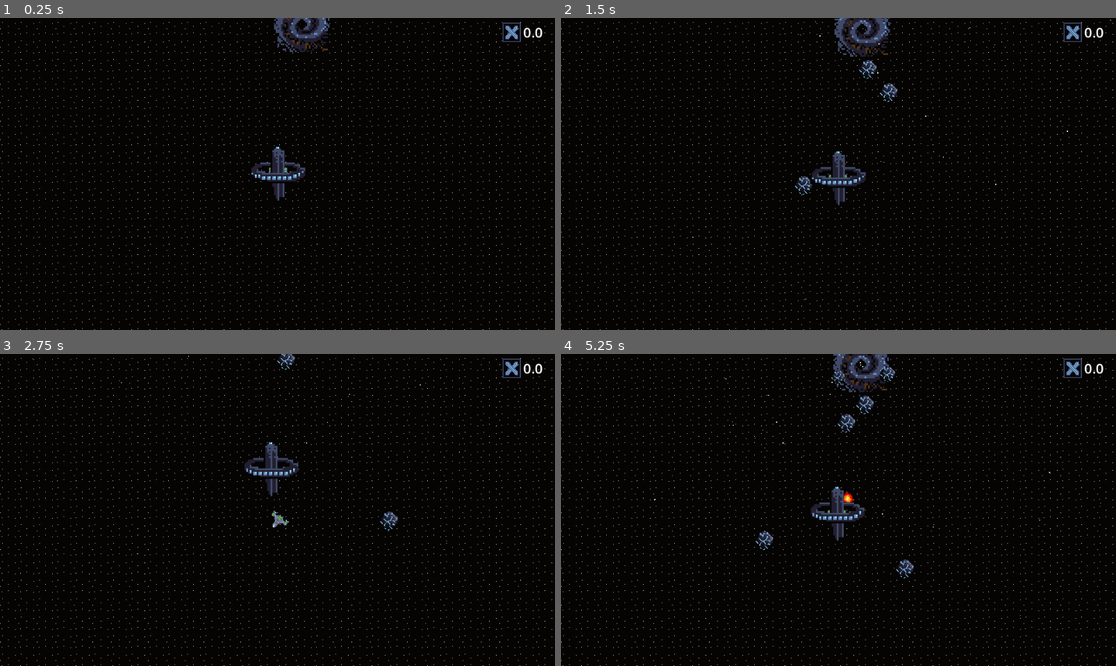
Above: before the commit, frames 1-4 (two rows, left to right).
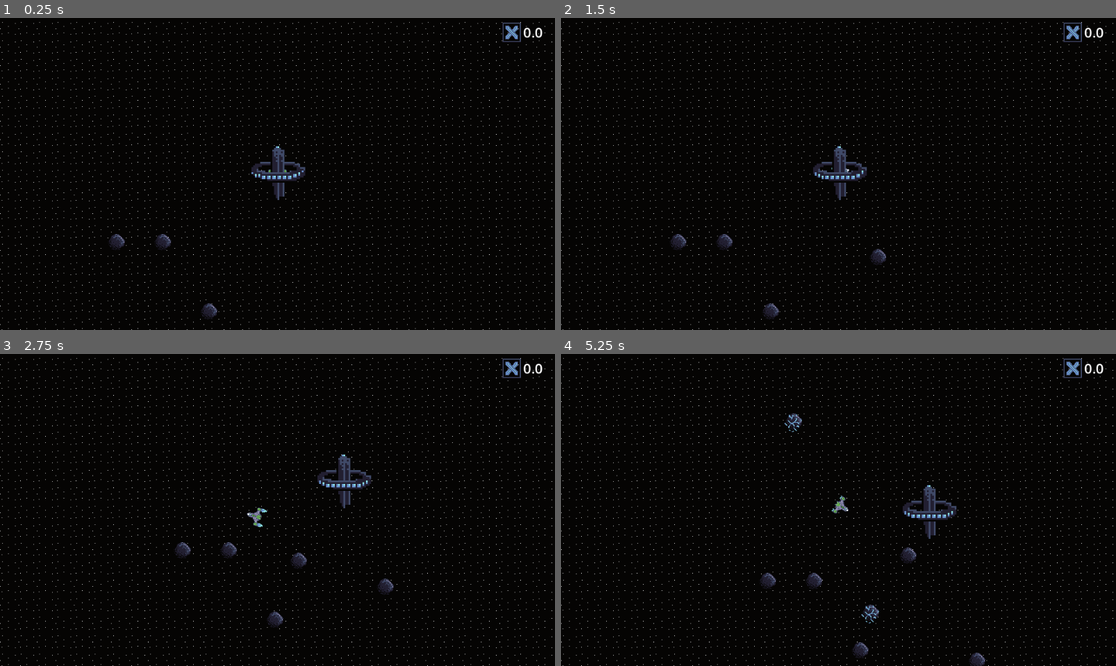
Above: after the commit, the same moments.

Repository: JoshPattman/microjam-034
Game: Godot game, scene res://scenes/game.tscn
Two runs of this game, one before a commit and one after it. Both use one fixed random seed, a clock stepped at 60 frames per second and the inputs below.
Inputs:
- Up to frame 1 (0.25 s): no input
- Up to frame 2 (1.5 s): hold D (player_right) 0.53-1.28 s; tap Shift (player_boost) at 0.6 s; hold S (player_back) from 1.28 s (still down); tap Ctrl (player_break) at 1.35 s
- Up to frame 3 (2.75 s): release S (player_back) at 2.03 s; hold D (player_right) from 2.03 s (still down); tap E (player_collect) at 2.1 s
- Up to frame 4 (5.25 s): release D (player_right) at 2.78 s; hold W (player_forward) 2.78-3.53 s; tap Shift (player_boost) at 2.85, 5.1 s; hold Ctrl (player_break) 3.53-4.28 s; hold A (player_left) 3.53-5.03 s; tap E (player_collect) at 4.35 s; hold S (player_back) from 5.03 s (still down)

The runs differ from the first frame. In frame 1, 1.2% of the frame differs, in the area x 19-60%, y 0-97%; in frame 2, 2.3%; in frame 3, 2.1%; in frame 4, 3.4%, in the area x 16-98%, y 0-100%.

Commit message:
static asteroids

Diff:
--- a/godot/scenes/game.tscn
+++ b/godot/scenes/game.tscn
@@ -82,7 +82,7 @@
 [node name="Node" type="Node" parent="."]
 
 [node name="Blackhole" parent="Node" instance=ExtResource("6_p57ef")]
-position = Vector2(42, -260)
+position = Vector2(2488, -2270)
 
 [node name="Blackhole2" parent="Node" instance=ExtResource("6_p57ef")]
 position = Vector2(3314, -191)
--- a/godot/scripts/asteroid.gd
+++ b/godot/scripts/asteroid.gd
@@ -3,4 +3,4 @@
 @export var speed: float = 50.0
 
 func _ready() -> void:
-	real_velocity = Utils.get_random_unit_vector() * speed
+	pass #real_velocity = Utils.get_random_unit_vector() * speed
--- a/godot/scripts/game.gd
+++ b/godot/scripts/game.gd
@@ -24,20 +24,20 @@
 			ship.mined.connect(func(amount): player_resources += amount)
 			ship.died.connect(func(): player_resources = 0.0)
 	)
+	_spawn_initial_asteroids()
 
+func _process(delta: float) -> void:
+	time_since_last_asteroid += delta * CustomRigidbody2D.get_global_dt_mult()
+	if time_since_last_asteroid > asteroid_frequency:
+		_spawn_meteroite()
+		time_since_last_asteroid = 0.0
 
-func _get_random_asteroid_spawn_loc() -> Vector2:
-	var all_spawn_locations = get_tree().get_nodes_in_group("asteroid_spawner")
-	if len(all_spawn_locations) == 0:
-		return Vector2()
-	return all_spawn_locations[randi_range(0, len(all_spawn_locations)-1)].global_position
+	time_since_last_enemy += delta * CustomRigidbody2D.get_global_dt_mult()
+	if time_since_last_enemy > enemy_frequency:
+		_spawn_enemy()
+		time_since_last_enemy = 0
 
-func spawn_asteroid():
-	var instance = asteroid_scene.instantiate()
-	$Asteroids.add_child(instance)
-	instance.global_position = _get_random_asteroid_spawn_loc()
-
-func spawn_enemy():
+func _spawn_enemy():
 	if len(get_tree().get_nodes_in_group("enemies")) >= max_enemies:
 		return
 	var group = enemy_spawn_groups[randi_range(0, len(enemy_spawn_groups)-1)]
@@ -51,18 +51,29 @@
 		angle += PI * 2 / len(group.items)
 		print("Spawned ", ins.name)
 
-func spawn_resource_asteroid():
-	var instance = resource_asteroid_scene.instantiate()
+func _spawn_initial_asteroids() -> void:
+	var cell_size = 40
+	for x in range(-2000, 2000, cell_size):
+		for y in range(-1000, 1000, cell_size):
+			if randf() > 0.99:
+				_spawn_asteroid(Vector2(x, y), randf()>0.8, Vector2())
+
+func _spawn_meteroite() -> void:
+	_spawn_asteroid(_get_random_asteroid_spawn_loc(), randf()>0.8, Utils.get_random_unit_vector() * 30)
+
+func _spawn_asteroid(at: Vector2, has_res: bool, velocity: Vector2) -> Asteroid:
+	var instance: Asteroid
+	if !has_res:
+		instance = asteroid_scene.instantiate()
+	else:
+		instance = resource_asteroid_scene.instantiate()
 	$Asteroids.add_child(instance)
-	instance.global_position = _get_random_asteroid_spawn_loc()
+	instance.global_position = at
+	instance.real_velocity = velocity
+	return instance
 
-func _process(delta: float) -> void:
-	time_since_last_asteroid += delta * CustomRigidbody2D.get_global_dt_mult()
-	if time_since_last_asteroid > asteroid_frequency:
-		spawn_resource_asteroid()
-		time_since_last_asteroid = 0.0
-
-	time_since_last_enemy += delta * CustomRigidbody2D.get_global_dt_mult()
-	if time_since_last_enemy > enemy_frequency:
-		spawn_enemy()
-		time_since_last_enemy = 0
+func _get_random_asteroid_spawn_loc() -> Vector2:
+	var all_spawn_locations = get_tree().get_nodes_in_group("asteroid_spawner")
+	if len(all_spawn_locations) == 0:
+		return Vector2()
+	return all_spawn_locations[randi_range(0, len(all_spawn_locations)-1)].global_position
